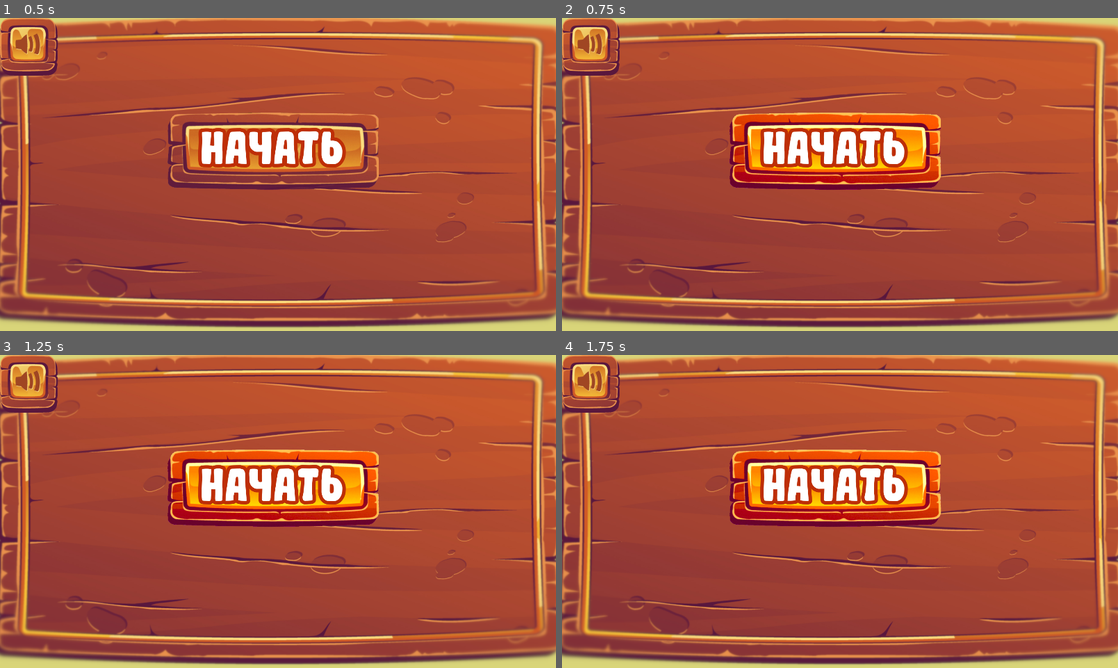
Above: before the commit, frames 1-4 (two rows, left to right).
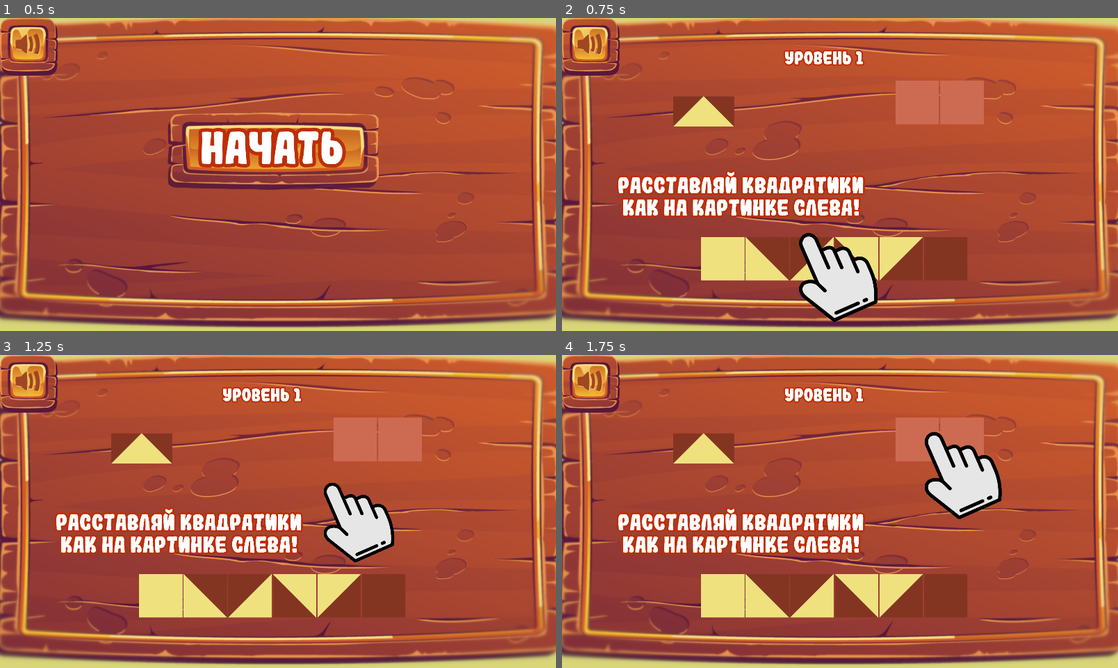
Above: after the commit, the same moments.

Repository: perk3greed/cubes_game
Game: Godot game, scene res://menu/TheGAME.tscn
Same seed, same stepped clock (60 frames per second), same inputs: the game is played once before the commit and once after it.
Inputs (mouse positions are in pixels of both pictures, inside the frame that each line leads up to):
- Up to frame 1 (0.5 s): no input
- Up to frame 2 (0.75 s): click "начать" at 0.5 s
- Up to frame 3 (1.25 s): no input
- Up to frame 4 (1.75 s): click (834, 498) at 1.25 s, where only the run before the commit has a clickable "начать"

Frame 1 is identical in both runs. In frame 2, 24% of the frame differs, in the area x 9-76%, y 10-98%; in frame 3, 23%; in frame 4, 24%, in the area x 9-80%, y 10-84%.
Error in both runs: Invalid get index 'SDKError' (on base: 'null instance'). (res://Yandex/YSDK.gd:25)

Commit message:
saved changes for old edition before process rewrite

Diff:
--- a/menu/TheGAME.gd
+++ b/menu/TheGAME.gd
@@ -106,23 +106,33 @@
 	if Ysdk.starting_player_logged and data_missing:
 		print("STARTING PLAYER IS LOGGED IN")
 		print(Ysdk.window.player)
-		our_data = Ysdk.get_Data_js()
-		print(our_data)
+		Ysdk.get_Data_js()
+#		our_data = Ysdk.returned_data.parse
+#		print(our_data)
 		data_missing = false
-		if our_data == null:
-			print("data confirmed null")
+#		if our_data == null:
+#			print("data confirmed null")
 
 #			first_launch = true
 
-			Ysdk.set_Data_js('{"tutorial_done": false, "current_level": 1}')
-#			yield(get_tree().create_timer(5.0), "timeout")
-			Ysdk.get_Data_js()
+#			Ysdk.set_Data_js('{"tutorial_done": false, "current_level": 1}')
+##			yield(get_tree().create_timer(5.0), "timeout")
+#			Ysdk.get_Data_js()
 #			yield(get_tree().create_timer(5.0), "timeout")
 #			print(Ysdk.returned_data.result["tutorial_done"])
 #		else:
 #			if our_data["tutorial_done"]:
 #				current_level = our_data["current_level"]
 #				print(tutorial_done, current_level)
+	elif data_missing:
+		print("data is missing and the starting player hasn't logged in. opt for local")
+		Ysdk.local_get_Data_js()
+#		our_data = Ysdk.returned_data.parse
+#		print(our_data)
+		data_missing = false
+#		if our_data == null:
+#			print("data confirmed null in starting player not logged")
+
 #	if st:
 #		st = false
 #		print(Ysdk.get_Data_js())
@@ -138,12 +148,13 @@
 			going_local = true
 			if typeof(Ysdk.returned_data) != TYPE_DICTIONARY:
 				print("returned local data is good")
-				print("tutorial done?")
-				tutorial_done = bool(Ysdk.returned_data.result["tutorial_done"])
-				print(tutorial_done)
-				print("current level?")
-				current_level = int(Ysdk.returned_data.result["current_level"])
-				print(current_level)
+				level_setter_ysdk()
+#				print("tutorial done?")
+#				tutorial_done = bool(Ysdk.returned_data.result["tutorial_done"])
+#				print(tutorial_done)
+#				print("current level?")
+#				current_level = int(Ysdk.returned_data.result["current_level"])
+#				print(current_level)
 			else:
 				print("returned local data is {}")
 				tutorial_done = false
@@ -155,28 +166,40 @@
 				going_local = true
 				if typeof(Ysdk.returned_data) != TYPE_DICTIONARY:
 					print("returned local data is good")
-					print("tutorial done?")
-					tutorial_done = bool(Ysdk.returned_data.result["tutorial_done"])
-					print(tutorial_done)
-					print("current level?")
-					current_level = int(Ysdk.returned_data.result["current_level"])
-					print(current_level)
+					level_setter_ysdk()
+#					print("tutorial done?")
+#					tutorial_done = bool(Ysdk.returned_data.result["tutorial_done"])
+#					print(tutorial_done)
+#					print("current level?")
+#					current_level = int(Ysdk.returned_data.result["current_level"])
+#					print(current_level)
 				else:
 					print("returned local data is {}")
 					tutorial_done = false
 					current_level = 1
 			else:
-				print("tutorial done?")
-				tutorial_done = bool(Ysdk.returned_data.result["tutorial_done"])
-				print(tutorial_done)
-				print("current level?")
-				current_level = int(Ysdk.returned_data.result["current_level"])
-				print(current_level)
-
-
+				level_setter_ysdk()
+#				print("tutorial done?")
+#				tutorial_done = bool(Ysdk.returned_data.result["tutorial_done"])
+#				print(tutorial_done)
+#				print("current level?")
+#				current_level = int(Ysdk.returned_data.result["current_level"])
+#				print(current_level)
+
+func level_setter_ysdk():
+	print("tutorial done?")
+	tutorial_done = bool(Ysdk.returned_data.result["tutorial_done"])
+	print(tutorial_done)
+	print("current level?")
+	current_level = int(Ysdk.returned_data.result["current_level"])
+	print(current_level)
 
 
 func change_children():
+	if tutorial_done == null:
+		tutorial_done = false
+	if current_level == null:
+		current_level = 1
 	print("changing children...")
 	if going_local:
 		print("we going local ayy")
Not shown, changed: export_presets.cfg
